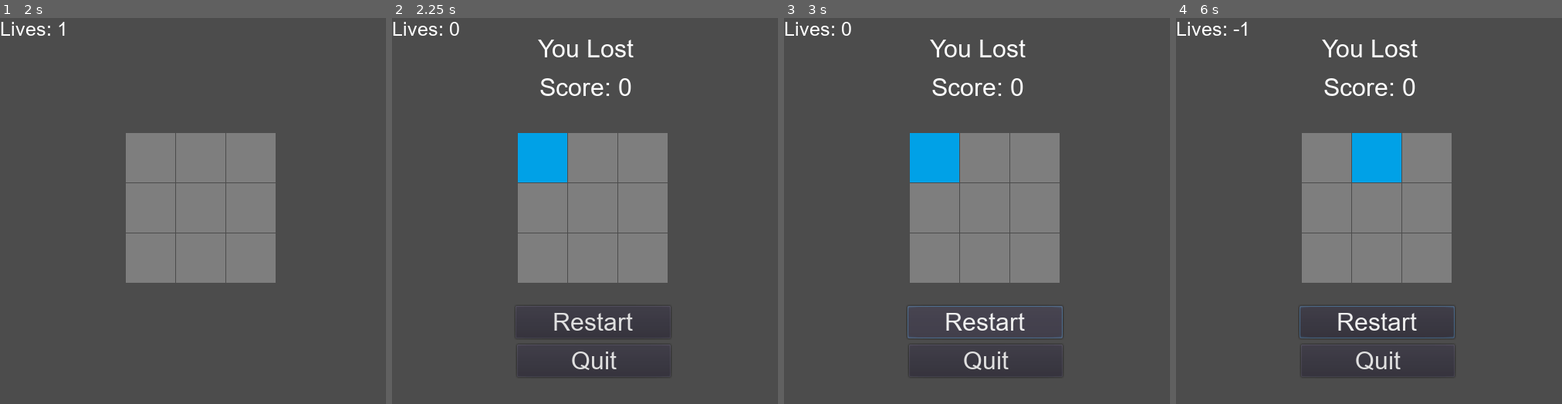
Above: before the commit, frames 1-4 (left to right).
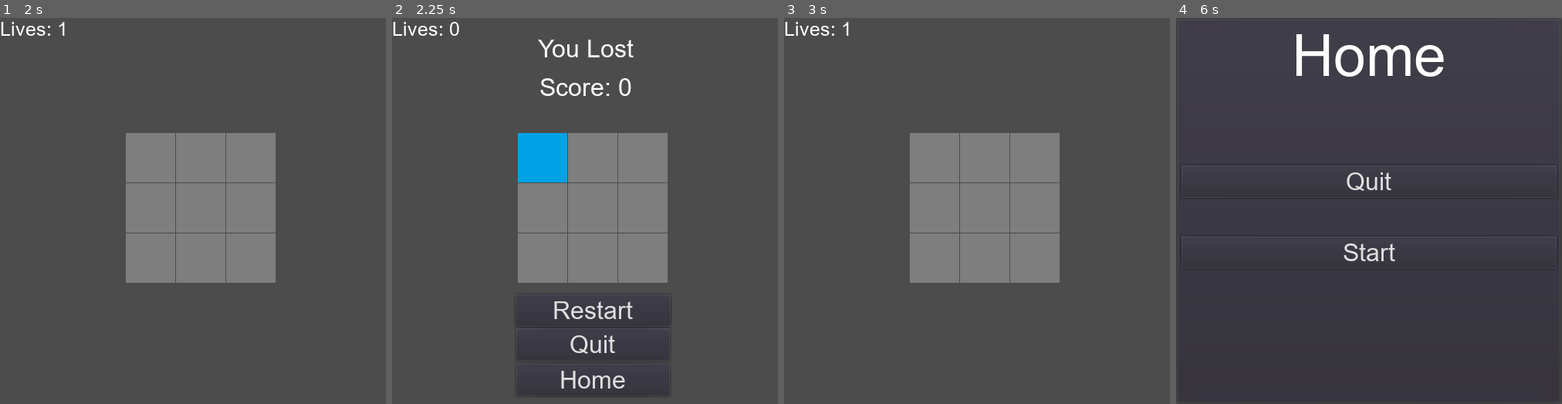
Above: after the commit, the same moments.

Repository: BeanieMen/Memory-Game
Game: Godot game, scene res://Scenes/Home.tscn
Same seed, same stepped clock (60 frames per second), same inputs: the game is played once before the commit and once after it.
Inputs (mouse positions are in pixels of both pictures, inside the frame that each line leads up to):
- Up to frame 1 (2 s): click "Start" at 0.5 s; click "3X3" at 1.25 s
- Up to frame 2 (2.25 s): tap Enter at 2 s; move the mouse to (542, 156) at 2.02 s; click (542, 156) at 2.17 s
- Up to frame 3 (3 s): click "Restart" at 2.75 s
- Up to frame 4 (6 s): click (1376, 322) at 3.5 s, where only the run before the commit has a clickable "Restart"; click (1376, 322) at 4.25 s, where only the run before the commit has a clickable "Restart"; tap Space at 5 s; move the mouse to (1376, 156) at 5.02 s; click (1376, 156) at 5.17 s; click (1376, 380) at 5.75 s, where only the run after the commit has a clickable "Home"

Frame 1 is identical in both runs. In frame 2, 1.7% of the frame differs, in the area x 32-73%, y 73-98%; in frame 3, 3.3%; in frame 4, 19%, in the area x 0-99%, y 1-100%.

Commit message:
Added a button

Diff:
--- a/Scenes/3X3_DIFFICULTY.tscn
+++ b/Scenes/3X3_DIFFICULTY.tscn
@@ -152,6 +152,42 @@
 wait_time = 2.0
 one_shot = true
 
+[node name="Restart" type="Button" parent="."]
+visible = false
+margin_left = 160.0
+margin_top = 358.408
+margin_right = 361.0
+margin_bottom = 400.408
+custom_fonts/font = ExtResource( 12 )
+text = "Restart"
+__meta__ = {
+"_edit_use_anchors_": false
+}
+
+[node name="Quit" type="Button" parent="."]
+visible = false
+margin_left = 160.878
+margin_top = 401.673
+margin_right = 359.878
+margin_bottom = 443.673
+custom_fonts/font = ExtResource( 12 )
+text = "Quit"
+__meta__ = {
+"_edit_use_anchors_": false
+}
+
+[node name="Home" type="Button" parent="."]
+visible = false
+margin_left = 160.878
+margin_top = 447.673
+margin_right = 359.878
+margin_bottom = 489.673
+custom_fonts/font = ExtResource( 12 )
+text = "Home"
+__meta__ = {
+"_edit_use_anchors_": false
+}
+
 [node name="Lost" type="Label" parent="."]
 visible = false
 margin_left = 147.178
@@ -174,30 +210,6 @@
 custom_fonts/font = ExtResource( 12 )
 text = "Score "
 align = 1
-__meta__ = {
-"_edit_use_anchors_": false
-}
-
-[node name="Restart" type="Button" parent="."]
-visible = false
-margin_left = 160.0
-margin_top = 373.0
-margin_right = 361.0
-margin_bottom = 415.0
-custom_fonts/font = ExtResource( 12 )
-text = "Restart"
-__meta__ = {
-"_edit_use_anchors_": false
-}
-
-[node name="Quit" type="Button" parent="."]
-visible = false
-margin_left = 162.0
-margin_top = 423.0
-margin_right = 361.0
-margin_bottom = 465.0
-custom_fonts/font = ExtResource( 12 )
-text = "Quit"
 __meta__ = {
 "_edit_use_anchors_": false
 }
@@ -231,5 +243,6 @@
 [connection signal="mouse_exited" from="Block_9" to="." method="_on_Block_9_mouse_exited"]
 [connection signal="timeout" from="TimeColored" to="." method="_on_TimeColored_timeout"]
 [connection signal="timeout" from="GameStart" to="." method="_on_GameStart_timeout"]
-[connection signal="pressed" from="Restart" to="." method="_on_Button_pressed"]
-[connection signal="pressed" from="Quit" to="." method="_on_Button2_pressed"]
+[connection signal="pressed" from="Restart" to="." method="_on_Restart_pressed"]
+[connection signal="pressed" from="Quit" to="." method="_on_Quit_pressed"]
+[connection signal="pressed" from="Home" to="." method="_on_Home_pressed"]
--- a/Scripts/3X3 DIFFICULTY.gd
+++ b/Scripts/3X3 DIFFICULTY.gd
@@ -203,13 +203,15 @@
 func _on_Block_9_mouse_exited():
 	Block_9_mouse_over = false
 
-#Restart and reload button
+#Restart,Home and reload button
 func _on_Restart_pressed():
 	get_tree().reload_current_scene()
 
 func _on_Quit_pressed():
 	get_tree().quit()
 
+func _on_Home_pressed():
+	get_tree().change_scene("res://Scenes/Home.tscn")
 
 func _process(delta):
 
@@ -217,6 +219,7 @@
 	if lives <= 0:
 		$Lost.visible = true
 		$Score.visible = true
+		$Home.visible = true
 		$Quit.visible = true
 		$Restart.visible = true
 		$Score.text = "Score: " + String(Global.score)
